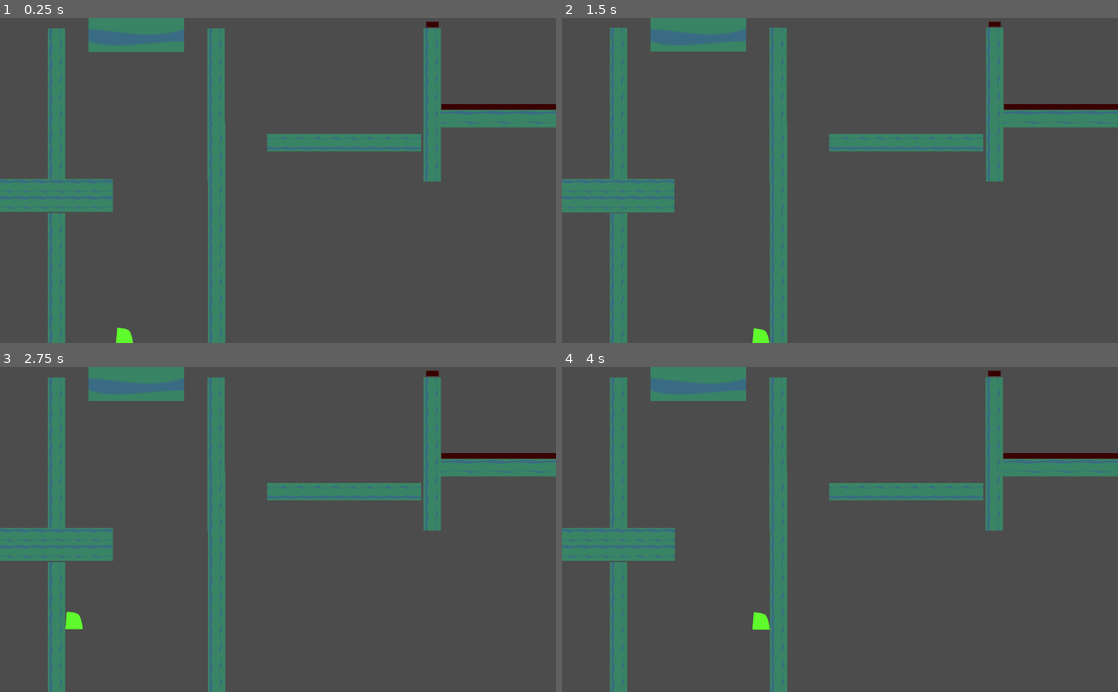
Above: before the commit, frames 1-4 (two rows, left to right).
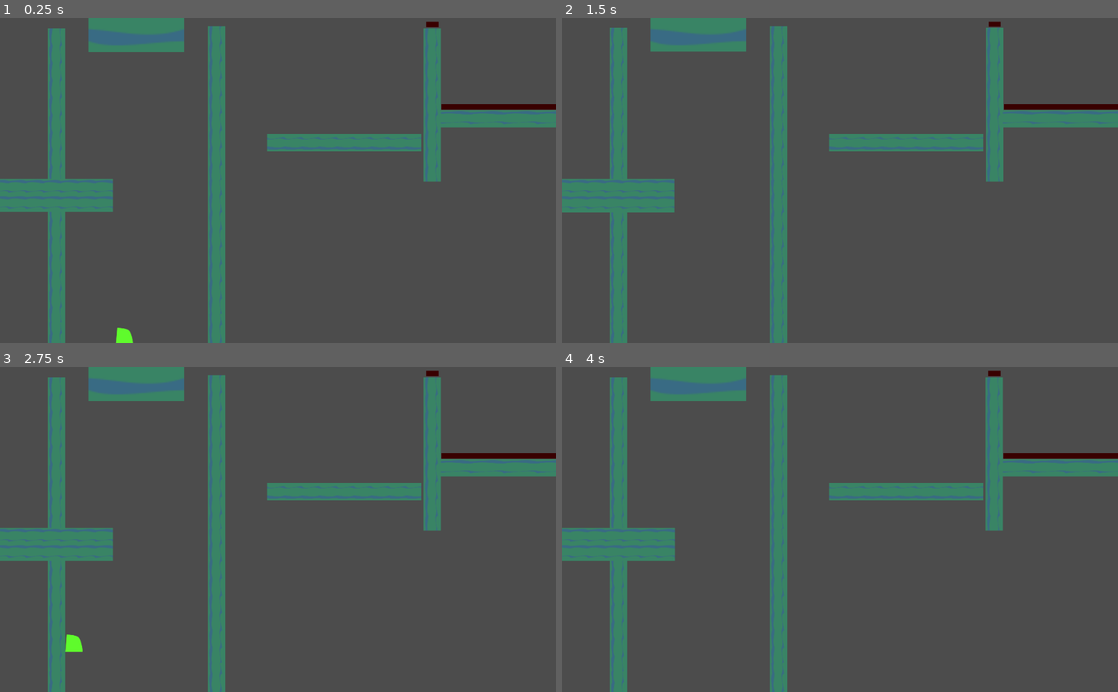
Above: after the commit, the same moments.

Repository: OsamaElHariri/oriks_lantern
Game: Godot game, scene res://gameplay/world/temp_level/TempLevel.tscn
Same seed, same stepped clock (60 frames per second), same inputs: the game is played once before the commit and once after it.
Inputs:
- Up to frame 1 (0.25 s): no input
- Up to frame 2 (1.5 s): hold C (jump) 0.53-1.28 s; hold Right (ui_right) from 0.53 s (still down); tap X (dash) at 1.35 s
- Up to frame 3 (2.75 s): tap C (jump) at 1.52, 1.55, 1.82 s; release Right (ui_right) at 2.03 s; hold Left (ui_left) from 2.03 s (still down); hold C (jump) from 2.03 s (still down)
- Up to frame 4 (4 s): release Left (ui_left) at 2.78 s; release C (jump) at 2.78 s; hold Right (ui_right) from 2.78 s (still down); tap X (dash) at 2.85 s; tap C (jump) at 3.02, 3.05, 3.32 s; hold C (jump) from 3.53 s (still down)

The runs differ from the first frame. In frame 1, 0.3% of the frame differs, in the area x 8-41%, y 2-100%; in frame 2, 0.4%; in frame 3, 0.6%; in frame 4, 0.4%.

Commit message:
Improve ground and wall jumps

Diff:
--- a/gameplay/actor/movement/gravity_movement/GravityMovement.gd
+++ b/gameplay/actor/movement/gravity_movement/GravityMovement.gd
@@ -2,15 +2,17 @@
 
 export var gravity = 120
 export var max_gravity = 1800
+export var max_wall_gravity = 200
 
 var current_gravity = 1
 
 func get_velocity(move_collection):
-	var current_max_gravity = max_gravity if !move_collection.is_on_wall else 200
+	var current_max_gravity = max_gravity if !move_collection.is_on_wall else max_wall_gravity
 	if move_collection.is_on_floor or move_collection.is_dashing or move_collection.is_charging_dash:
 		reset_gravity()
 	else:
-		current_gravity = min(current_gravity + gravity * move_collection.time_multiplier, current_max_gravity)
+		var multiplier = 1 if current_gravity < current_max_gravity else -1
+		current_gravity = min(current_gravity + gravity * multiplier * move_collection.time_multiplier, current_max_gravity)
 
 	return Vector2(0, current_gravity * move_collection.time_multiplier)
 
--- a/gameplay/actor/movement/jump_movement/JumpMovement.gd
+++ b/gameplay/actor/movement/jump_movement/JumpMovement.gd
@@ -1,19 +1,26 @@
 extends Node2D
 
-export var strength = 2000
+export var strength = 2100
 export var strength_decay = 50
 
 var current_strength = 0
 
+var near_wall = null
+
 func get_velocity(move_collection):
 	var decay = strength_decay if move_collection.jump_pressed else strength_decay * 4
+	if (move_collection.is_on_wall and move_collection.target.near_wall == near_wall) \
+		or (move_collection.target.near_wall != null && move_collection.target.near_wall != near_wall):
+		decay *= 3
+
 	current_strength = max(current_strength - decay * move_collection.time_multiplier, 0)
 
-	if move_collection.is_on_floor or move_collection.is_on_wall:
+	if move_collection.is_on_floor:
 		stop()
 
 	if move_collection.is_on_floor && move_collection.jump_just_pressed:
 		current_strength = strength
+		near_wall = move_collection.target.near_wall
 
 	if move_collection.is_dashing or move_collection.is_charging_dash:
 		stop()
--- a/gameplay/actor/movement/wall_jump_movement/WallJumpMovement.gd
+++ b/gameplay/actor/movement/wall_jump_movement/WallJumpMovement.gd
@@ -2,14 +2,20 @@
 
 export var x_strength = 1600
 export var y_strength = 2100
-export var x_strength_decay = 80
+export var x_strength_decay = 200
 export var y_strength_decay = 50
 
 var current_strength = Vector2.ZERO
 
 var x_direction = 0
 
+var horizontal_movment = null
+
+func _ready():
+	horizontal_movment = get_parent().get_node_or_null("HorizontalMovement")
+
 func get_velocity(move_collection):
+	var resisting_push = resisting_wall_push(move_collection)
 	var decay = Vector2(x_strength_decay, y_strength_decay) * move_collection.time_multiplier
 	current_strength = Vector2(max(current_strength.x - decay.x, 0), max(current_strength.y - decay.y, 0))
 
@@ -17,14 +23,24 @@
 		stop()
 
 	if !move_collection.is_on_floor and move_collection.target.near_wall != null && move_collection.jump_just_pressed:
-		current_strength = Vector2(x_strength, y_strength)
+		x_direction = sign(move_collection.target.global_position.x - move_collection.target.near_wall.global_position.x)
+		var x_current_strength = x_strength
+
+		current_strength = Vector2(x_current_strength, y_strength)
 		move_collection.reset_gravity()
-		x_direction = sign(move_collection.target.global_position.x - move_collection.target.near_wall.global_position.x)
 
 	if move_collection.is_dashing or move_collection.is_charging_dash:
 		stop()
 
-	return Vector2(x_direction, -1) * current_strength * move_collection.time_multiplier
+	var augmented_current_strength = current_strength
+	if horizontal_movment != null and resisting_push and current_strength.x > 1400:
+		augmented_current_strength = Vector2(current_strength.x - horizontal_movment.current_speed * x_direction, current_strength.y)
+
+	return Vector2(x_direction, -1) * augmented_current_strength * move_collection.time_multiplier
 
 func stop():
 	current_strength = Vector2.ZERO
+
+func resisting_wall_push(move_collection):
+	return (x_direction < 0 and move_collection.right_pressed) \
+		or (x_direction > 0 and move_collection.left_pressed)
--- a/gameplay/world/temp_level/TempLevel.tscn
+++ b/gameplay/world/temp_level/TempLevel.tscn
@@ -10,10 +10,14 @@
 [node name="TempLevel" type="Node2D"]
 
 [node name="SolidPlatform5" parent="." instance=ExtResource( 2 )]
-position = Vector2( -19.331, 959.598 )
+position = Vector2( -19.331, 1355.71 )
 
 [node name="SolidPlatform6" parent="." instance=ExtResource( 2 )]
-position = Vector2( -303.659, 703.931 )
+position = Vector2( -303.659, 1083.31 )
+rotation = 1.57079
+
+[node name="SolidPlatform11" parent="." instance=ExtResource( 2 )]
+position = Vector2( -303.659, 539.35 )
 rotation = 1.57079
 
 [node name="SolidPlatform12" parent="." instance=ExtResource( 2 )]
@@ -28,10 +32,6 @@
 position = Vector2( -297.339, -0.883667 )
 rotation = 1.57079
 scale = Vector2( 0.0799731, 1 )
-
-[node name="SolidPlatform13" parent="." instance=ExtResource( 2 )]
-position = Vector2( 284.255, 21.0982 )
-rotation = 1.57079
 
 [node name="SolidPlatform17" parent="." instance=ExtResource( 2 )]
 position = Vector2( 2247.86, 44.4745 )
@@ -51,10 +51,6 @@
 [node name="Spikes" parent="SolidPlatform16" instance=ExtResource( 4 )]
 position = Vector2( -1.42834, 43.3217 )
 
-[node name="SolidPlatform14" parent="." instance=ExtResource( 2 )]
-position = Vector2( 285.74, 368.362 )
-rotation = 1.57079
-
 [node name="SolidPlatform8" parent="." instance=ExtResource( 2 )]
 position = Vector2( -380.614, 384.903 )
 rotation = 3.14159
@@ -64,7 +60,15 @@
 rotation = 3.14159
 
 [node name="SolidPlatform7" parent="." instance=ExtResource( 2 )]
-position = Vector2( 285.74, 703.399 )
+position = Vector2( 285.74, 1052.09 )
+rotation = 1.57079
+
+[node name="SolidPlatform13" parent="." instance=ExtResource( 2 )]
+position = Vector2( 285.74, 508.133 )
+rotation = 1.57079
+
+[node name="SolidPlatform14" parent="." instance=ExtResource( 2 )]
+position = Vector2( 285.74, 14.3883 )
 rotation = 1.57079
 
 [node name="SolidPlatform3" parent="." instance=ExtResource( 2 )]
Not shown: 2 places in gameplay/actor/player/player/Player.tscn that only renumber resources
